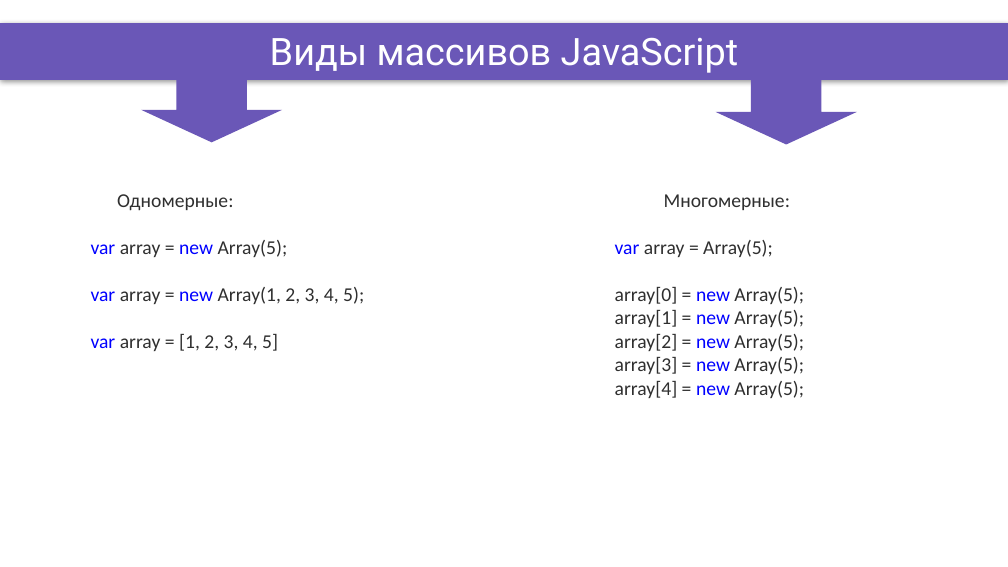
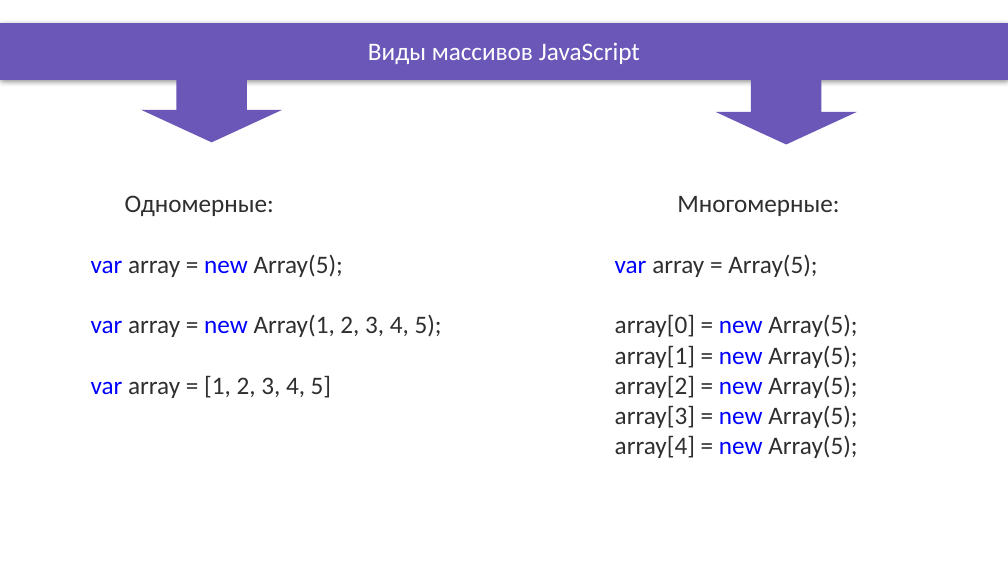
Before and after one commit to DinamickaDevelopment/Ignite-1, a slide deck: slide 6 of 001_JavaScript/001_lesson/Presentation/Object+Array.pptx. Drawn at 1008x567 pixels with LibreOffice and Linux fonts; fonts in the diff are those of the drawing; background and template pictures are left out. Boxes give left, top, right and bottom in pixels: in the first picture for what was removed or moved away, otherwise in the second. Text is boxed around its words. In the diff, an @@ line names an element or a change of style, - is before the commit and + after.

```diff
--- a/001_JavaScript/001_lesson/Presentation/Object+Array.pptx
+++ b/001_JavaScript/001_lesson/Presentation/Object+Array.pptx
@@ title "Виды массивов JavaScript" at [368, 42, 640, 64]: size 27 to 18 pt, font Roboto to Calibri @@
@@ text "Одномерные:" at [91, 195, 442, 398]: size 14 to 18 pt @@
@@ text "Многомерные:" at [615, 196, 857, 458]: size 14 to 18 pt @@
```
Also in this commit, not shown: 5 other slides changed, 9 other files.
